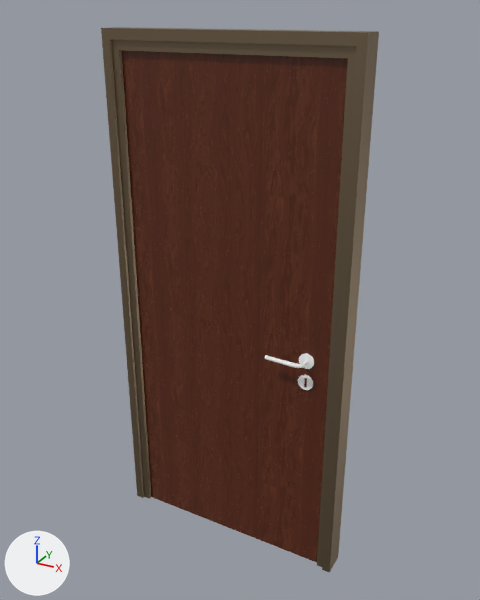
The glTF model Meshes/RoomElements/Door.glb, before and after one commit.
One viewpoint serves both versions: a 50 mm lens placed at (12.2, -21.5, 12.0), pointed at (0.2, 0.4, 1.0). Every picture has the same lights, and +X, +Y and +Z are marked at lower left. Where no turn or scale is listed for an object, it has been applied to the vertices. Vertices at the same position are counted once.

Names of what the first picture shows: 'Door'.
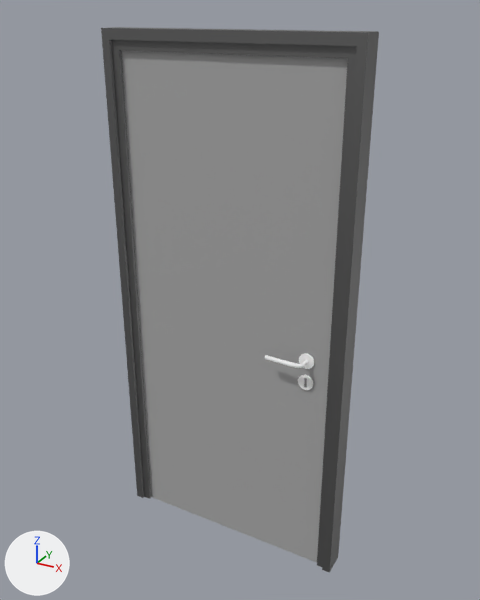
Boxes [x1, y1, x2, y2] around the edits, measured in the pictures (480 x 600 px):
part 1 of me_cube, recoloured
    both: [122, 51, 348, 562]

Diff of the bpy script that builds the scene:
```diff
--- a/Meshes/RoomElements/Door.glb.py
+++ b/Meshes/RoomElements/Door.glb.py
@@ mat_whitepaint @@
+mat_whitepaint = principled_material('WhitePaint')
+mat_whitepaint.base_color = (0.408, 0.408, 0.408)  # grey #ababab
@@ me_cube @@
 me_cube.from_pydata(...)  # 540 vertices, 1032 faces; spans x -5.2..5.1, y -0.9..0.9, z -10.5..11.3
 # used by ob_door; location = (0.0, 0.0, 0.0)
+# me_cube part 1: 4 faces spanning x -4.5..4.5, y -0.3..0.3, z -10.5..10.5 switch from mat_smoothwood to mat_whitepaint (grey #ababab)
 me_cube.materials.append(mat_aluminium)
```
